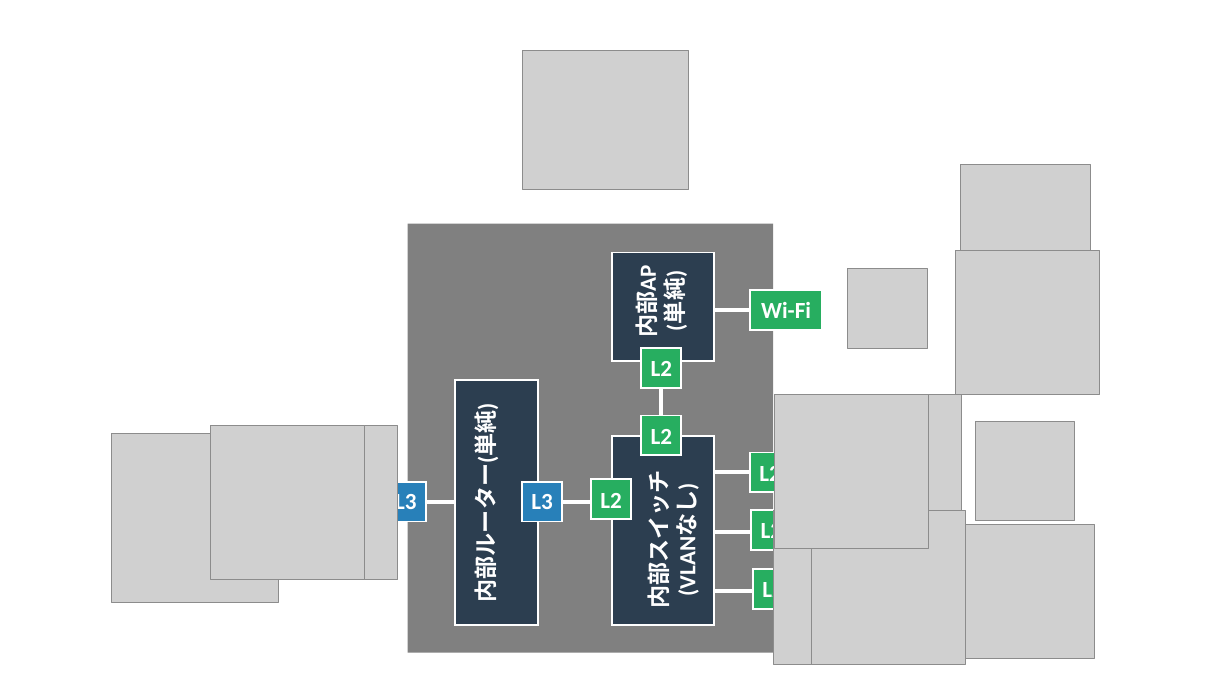
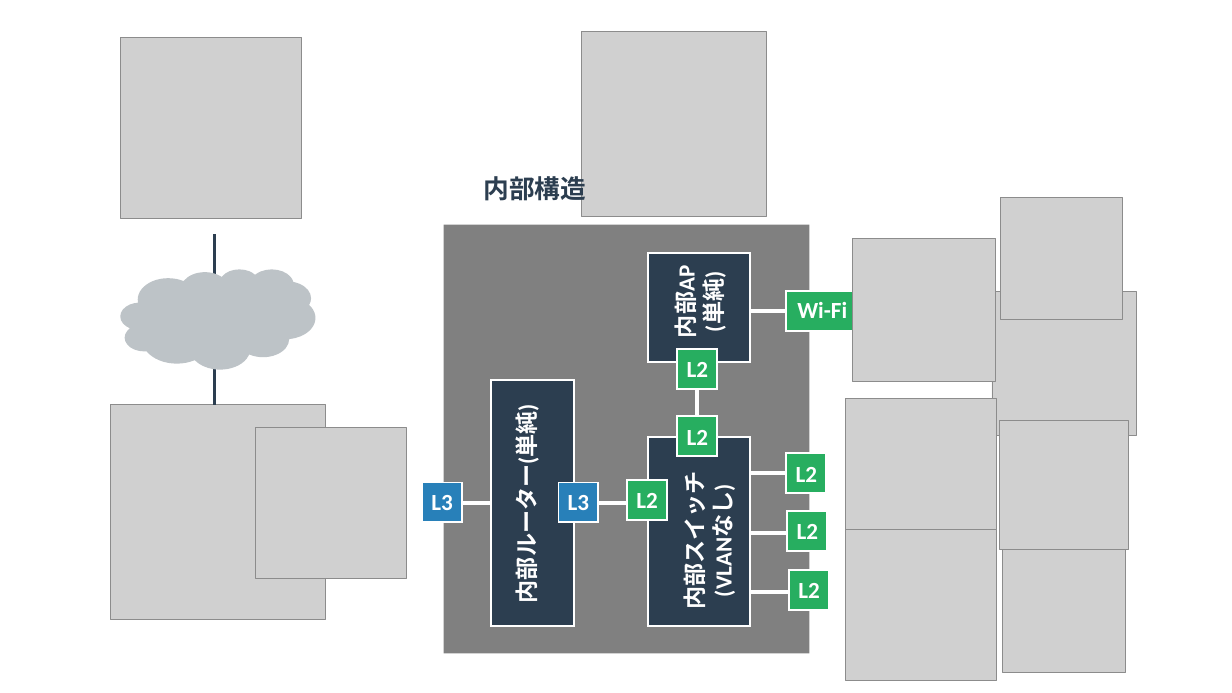
Before and after one commit to yuichi110/www.yuichi.com-network, a slide deck: slide 8 of slides/0010.pptx (slide 9 before the commit). Drawn at 1232x693 pixels with LibreOffice and Linux fonts; fonts in the diff are those of the drawing; grey boxes stand for pictures. Boxes give left, top, right and bottom in pixels: in the first picture for what was removed or moved away, otherwise in the second. Text is boxed around its words. In the diff, an @@ line names an element or a change of style, - is before the commit and + after.

```diff
--- a/slides/0010.pptx
+++ b/slides/0010.pptx
@@ picture added at box(120, 37, 301, 218) @@
@@ picture removed at box(522, 51, 689, 190) @@
@@ picture added at box(582, 31, 767, 216) @@
@@ text added at box(484, 172, 587, 205), 20 pt, text #2C3E50, bold @@
+内部構造
@@ picture removed at box(960, 165, 1091, 262) @@
@@ picture added at box(1001, 197, 1123, 319) @@
@@ line added from (214, 235) to (214, 406), #2C3E50 3 pt @@
@@ picture added at box(853, 238, 996, 382) @@
@@ cloud added at box(120, 269, 315, 369), fill #BDC3C7 @@
@@ text "内部AP": place and size @@
-text "内部AP" at box(629, 272, 690, 335)
+text "内部AP" at box(668, 273, 728, 336)
@@ picture removed at box(848, 269, 927, 348) @@
@@ picture: place and size @@
-picture at box(957, 250, 1101, 395)
+picture at box(993, 291, 1137, 435)
@@ picture: place and size @@
-picture at box(111, 433, 278, 603)
+picture at box(110, 404, 325, 619)
@@ text "内部ルーター(単純)": place and size @@
-text "内部ルーター(単純)" at box(468, 422, 501, 596)
+text "内部ルーター(単純)" at box(509, 423, 542, 597)
@@ picture removed at box(775, 395, 929, 549) @@
@@ picture at box(846, 398, 997, 550): rotation 90 to 270 degrees @@
@@ picture removed at box(211, 425, 365, 579) @@
@@ picture: place and size @@
-picture at box(244, 426, 398, 580)
+picture at box(255, 428, 407, 579)
@@ picture removed at box(976, 421, 1075, 520) @@
@@ picture added at box(1000, 421, 1129, 550) @@
@@ picture removed at box(774, 510, 928, 665) @@
@@ picture at box(846, 530, 997, 681): rotation 90 to 270 degrees @@
@@ picture removed at box(961, 525, 1095, 659) @@
@@ picture added at box(1003, 550, 1126, 673) @@
@@ 13 rectangles, 10 texts, 6 lines: place and size @@
-13 rectangles, 10 texts, 6 lines at box(386, 224, 823, 653)
+13 rectangles, 10 texts, 6 lines at box(422, 225, 859, 653)
```
Also in this commit, not shown: 7 other slides changed, 1 slide removed, 27 other files.
